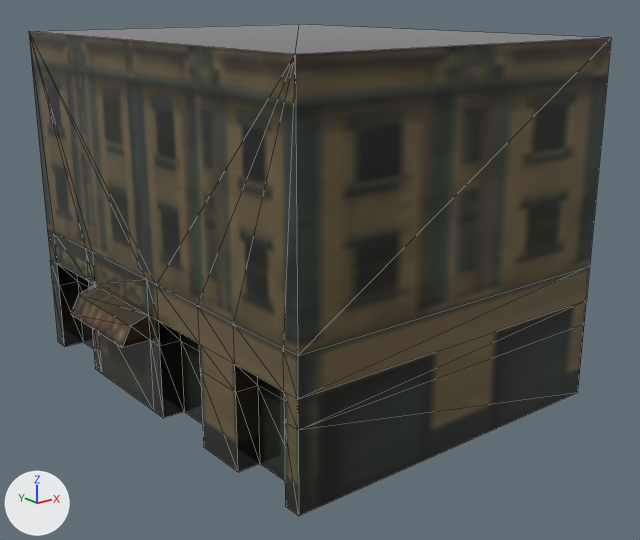
Two versions of the glTF model public/models/env_bld_mixeduse_poor.glb, one commit apart.
The view is the same before and after, from a 50 mm lens placed at (-0.0259, -0.035, 0.0105), pointed at (0.0007, -0.0017, -0.0028). Arrows for +X, +Y and +Z are at lower left; the lights stay in place. The older version comes first. Mesh edges are drawn as thin lines. Where no turn or scale is listed for an object, it has been applied to the vertices. Vertices at exactly the same position are counted once.

The older version as bpy lines, for what is in view:
```python
me_env_bld_mixeduse_poor = bpy.data.meshes.new('env_bld_mixeduse_poor')
me_env_bld_mixeduse_poor.from_pydata(...)  # 70 vertices, 112 faces; spans x -0.0095..0.0095, y -0.0114..0.0114, z -0.0086..0.0086
# faces by material slot: [110, 2]
me_env_bld_mixeduse_poor.materials.append(mat_building4_png)
me_env_bld_mixeduse_poor.materials.append(mat_concrete_buildings_top_png)
ob_env_bld_mixeduse_poor = bpy.data.objects.new('env_bld_mixeduse_poor', me_env_bld_mixeduse_poor)
ob_env_bld_mixeduse_poor.location = (0.0, 0.0, 0.0)
```
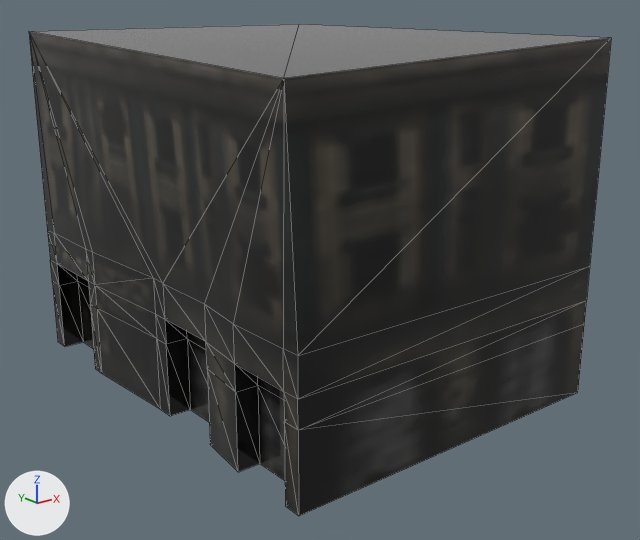
Where the change shows, as pixel boxes (x1, y1, x2, y2) in the pictures (640 x 540 px; the box of a moved part takes in the faces that stretch with it):
part 1 of me_env_bld_mixeduse_poor, moved or reshaped
    before: (29, 31, 611, 472)
    after: (29, 32, 611, 471)
part 2 of me_env_bld_mixeduse_poor, recoloured
    both: (30, 32, 610, 487)

Diff of the bpy script that builds the scene:
```diff
--- a/public/models/env_bld_mixeduse_poor.glb.py
+++ b/public/models/env_bld_mixeduse_poor.glb.py
@@ img_concrete_buildings_base_pngbasecolortexture_png @@
+img_concrete_buildings_base_pngbasecolortexture_png = load_image('concrete_buildings_base_pngbasecolortexture.png', '_unpacked/concrete_buildings_base_pngbasecolortexture.png', 32, 32, 'sRGB')
@@ img_building4_poor_pngbasecolortexture_png @@
+img_building4_poor_pngbasecolortexture_png = load_image('building4_poor_pngbasecolortexture.png', '_unpacked/building4_poor_pngbasecolortexture.png', 64, 64, 'sRGB')
@@ mat_concrete_buildings_base_png @@
+mat_concrete_buildings_base_png = bpy.data.materials.new('concrete_buildings_base_png')
+# uses the picture img_concrete_buildings_base_pngbasecolortexture_png
@@ mat_building4_poor_png @@
+mat_building4_poor_png = bpy.data.materials.new('building4_poor_png')
+# uses the picture img_building4_poor_pngbasecolortexture_png
@@ me_env_bld_mixeduse_poor @@
 # used by ob_env_bld_mixeduse_poor; location = (0.0, 0.0, 0.0)
-me_env_bld_mixeduse_poor.from_pydata(...)  # 70 vertices, 112 faces; spans x -0.0095..0.0095, y -0.0114..0.0114, z -0.0086..0.0086
-me_env_bld_mixeduse_poor.materials.append(mat_concrete_buildings_top_png)
+me_env_bld_mixeduse_poor.from_pydata(...)  # 66 vertices, 104 faces; spans x -0.0081..0.0095, y -0.0114..0.0114, z -0.0086..0.0086
+# me_env_bld_mixeduse_poor part 1
+# 6 vertices are removed from x -0.0095..-0.0081, y 0.0..0.0057, z -0.0049..-0.0037
+# 17 faces are deleted
+# 16 vertices in x -0.0081..-0.007, y -0.0045..0.0, z -0.0086..-0.002 move by (0.0004, 0.0, 0.0)
+# 1 vertex moves from x -0.0081, y -0.0114, z 0.0086 to x -0.0081, y -0.0107, z 0.0078
+# 2 vertices are added at (-0.0077, 0.0, -0.0037), (-0.0077, 0.0, -0.0049)
+# 9 new faces join them, mat_building4_poor_png
+# me_env_bld_mixeduse_poor part 2: 93 faces spanning x -0.0081..0.0095, y -0.0114..0.0114, z -0.0086..0.0086 switch from mat_building4_png to mat_building4_poor_png
+me_env_bld_mixeduse_poor.materials.append(mat_concrete_buildings_base_png)
```
